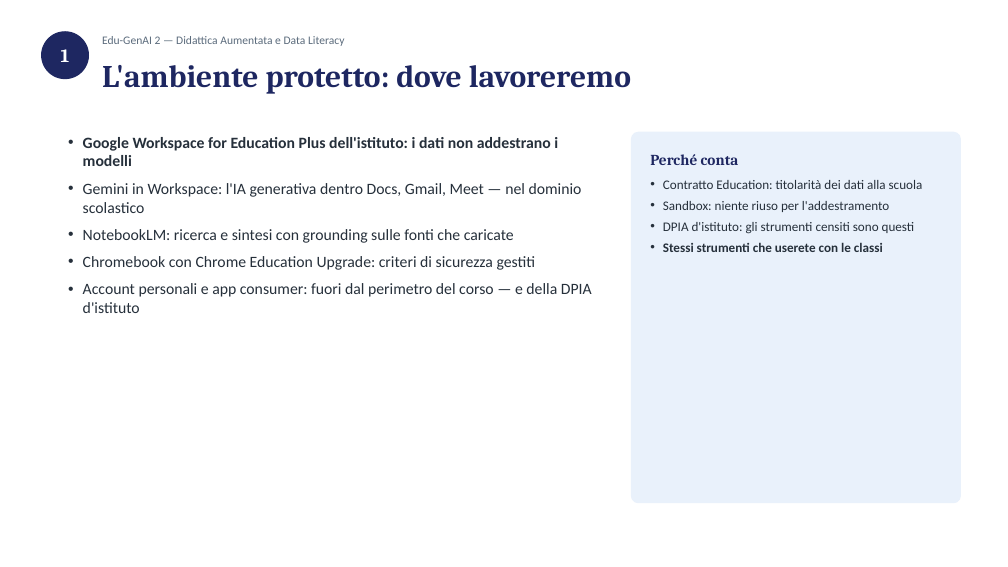
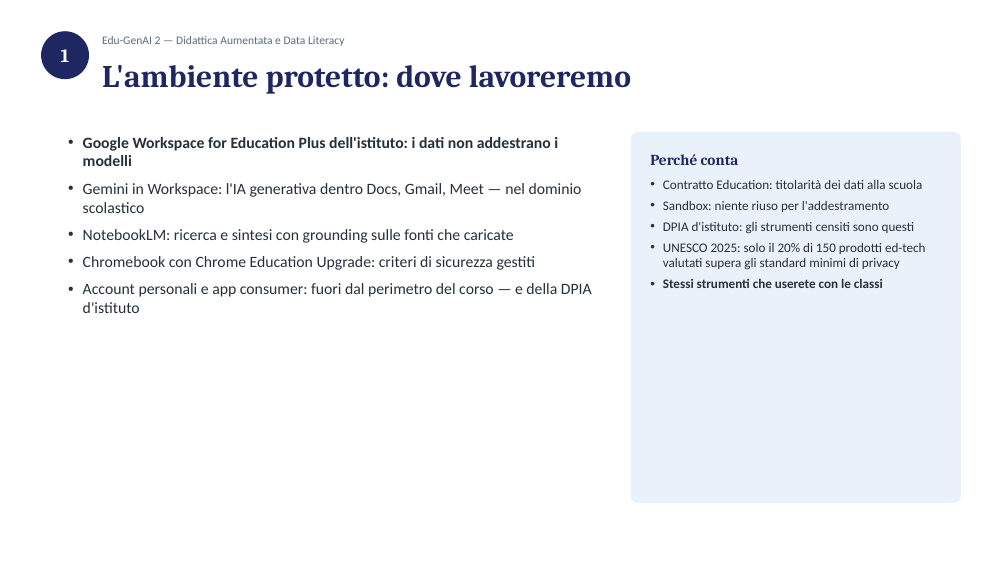
Before and after one commit to sabatinifrancesca75-hue/consulente-commerciale, a slide deck: slide 6 of progetto-snodi/corsi/edu-genai-2/incontri/01-ambiente-protetto.pptx. Drawn at 1008x567 pixels with LibreOffice and Linux fonts; fonts in the diff are those of the drawing. Boxes give left, top, right and bottom in pixels: in the first picture for what was removed or moved away, otherwise in the second. Text is boxed around its words. In the diff, an @@ line names an element or a change of style, - is before the commit and + after.

```diff
--- a/progetto-snodi/corsi/edu-genai-2/incontri/01-ambiente-protetto.pptx
+++ b/progetto-snodi/corsi/edu-genai-2/incontri/01-ambiente-protetto.pptx
@@ text at [663,243,926,269]: paragraph added @@
+• UNESCO 2025: solo il 20% di 150 prodotti ed-tech valutati supera gli standard minimi di privacy
```
Also in this commit, not shown: 2 other slides changed, 1 slide added, 6 other files.
